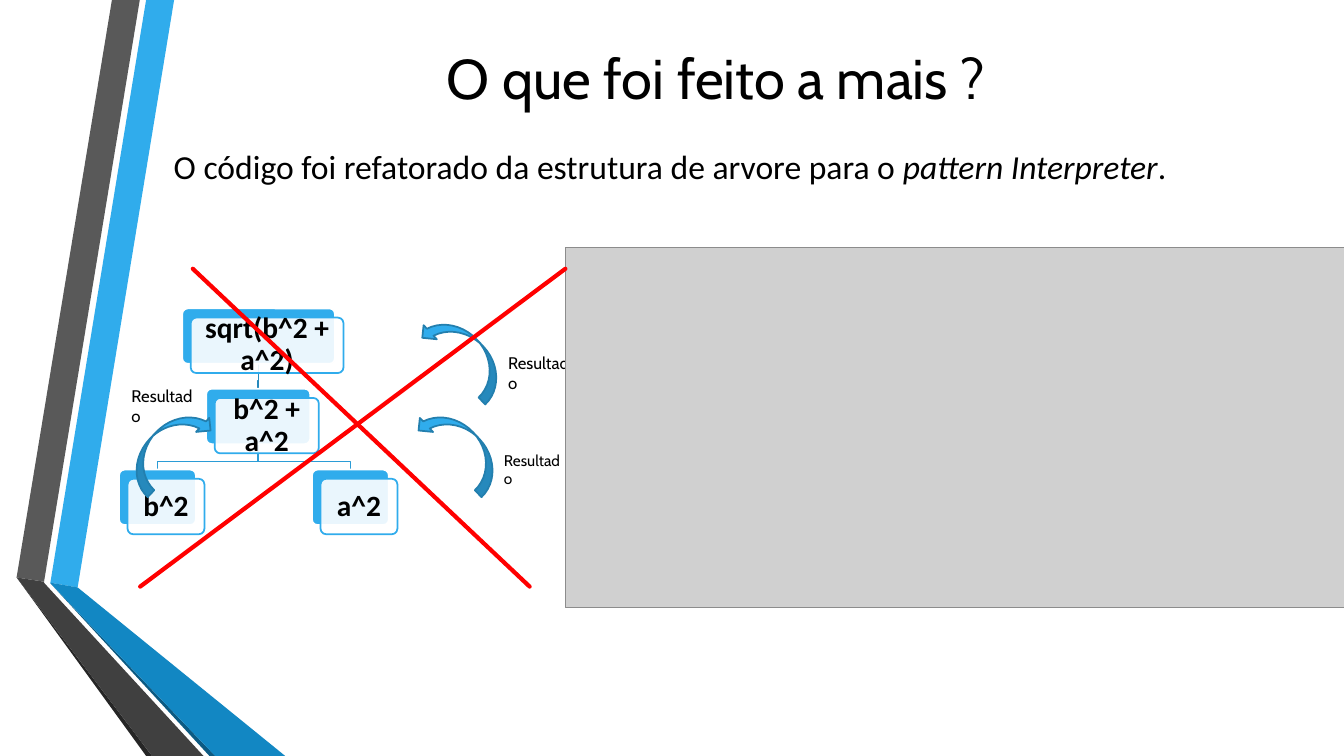
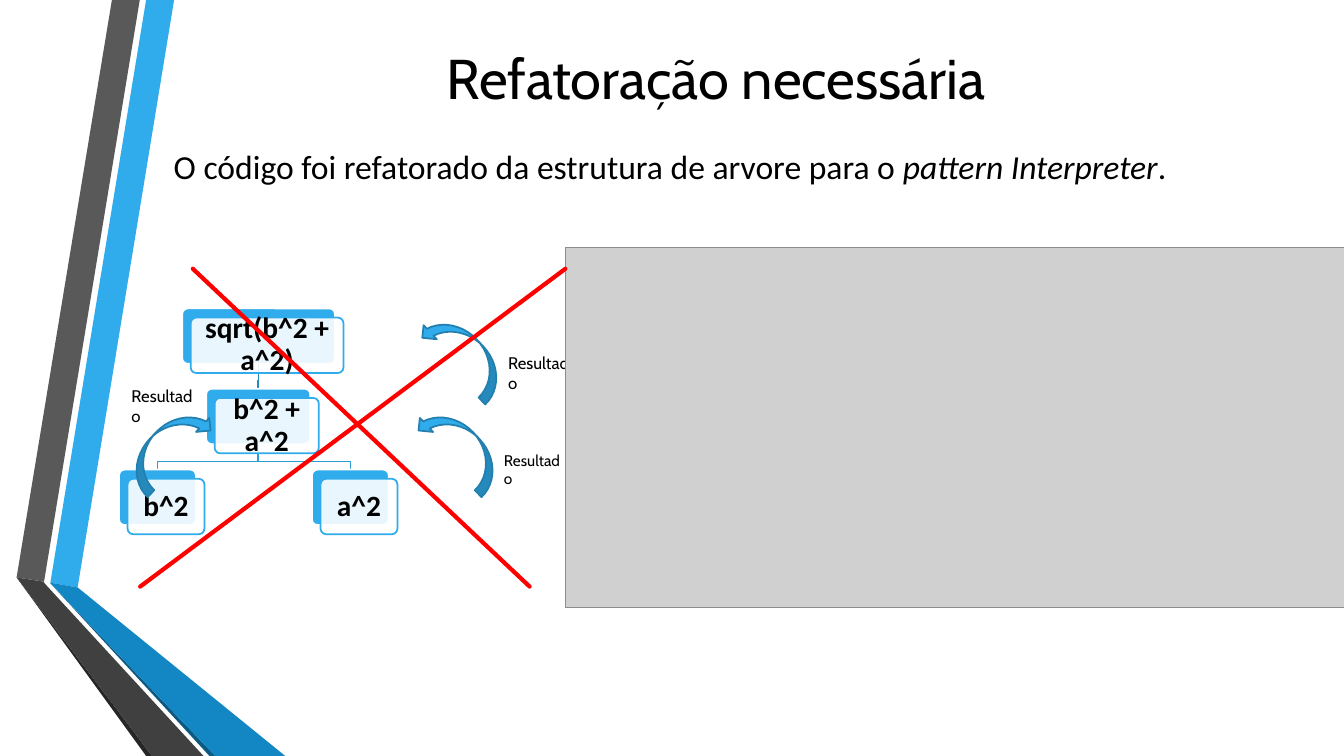
Before and after one commit to wendelsilverio/math-evaluator, a slide deck: slide 3 of docs/MATH - EVALUATOR - 2a Iteração.pptx. Drawn at 1344x756 pixels with LibreOffice and Linux fonts; fonts in the diff are those of the drawing; grey boxes stand for pictures; background and template pictures are left out. Boxes give left, top, right and bottom in pixels: in the first picture for what was removed or moved away, otherwise in the second. Text is boxed around its words. In the diff, an @@ line names an element or a change of style, - is before the commit and + after.

```diff
--- a/docs/MATH - EVALUATOR - 2a Iteração.pptx
+++ b/docs/MATH - EVALUATOR - 2a Iteração.pptx
@@ title at (446, 57, 985, 110): text changed @@
-O que foi feito a mais ?
+Refatoração necessária
```
Also in this commit, not shown: 3 other slides changed.
